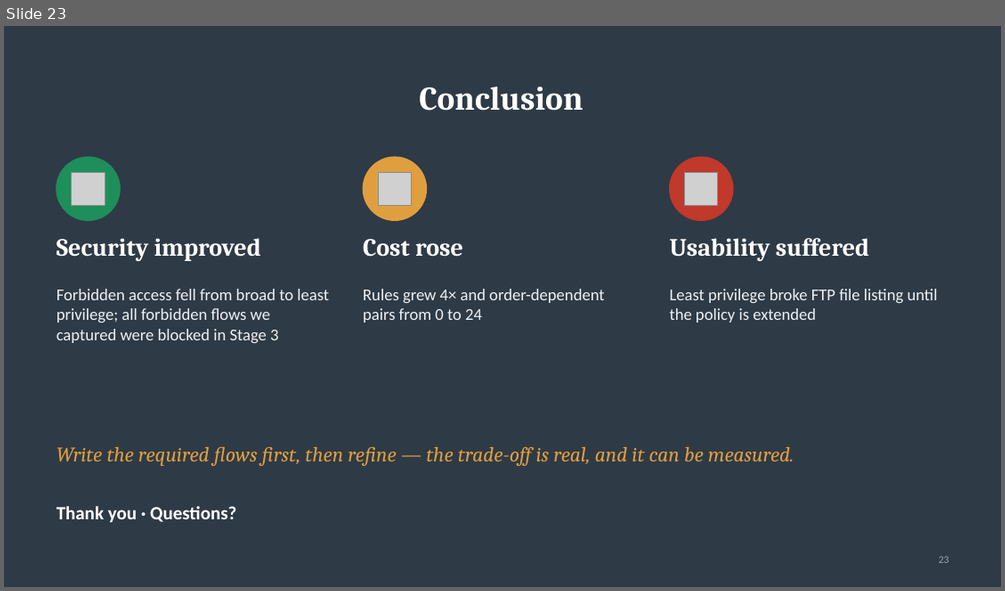
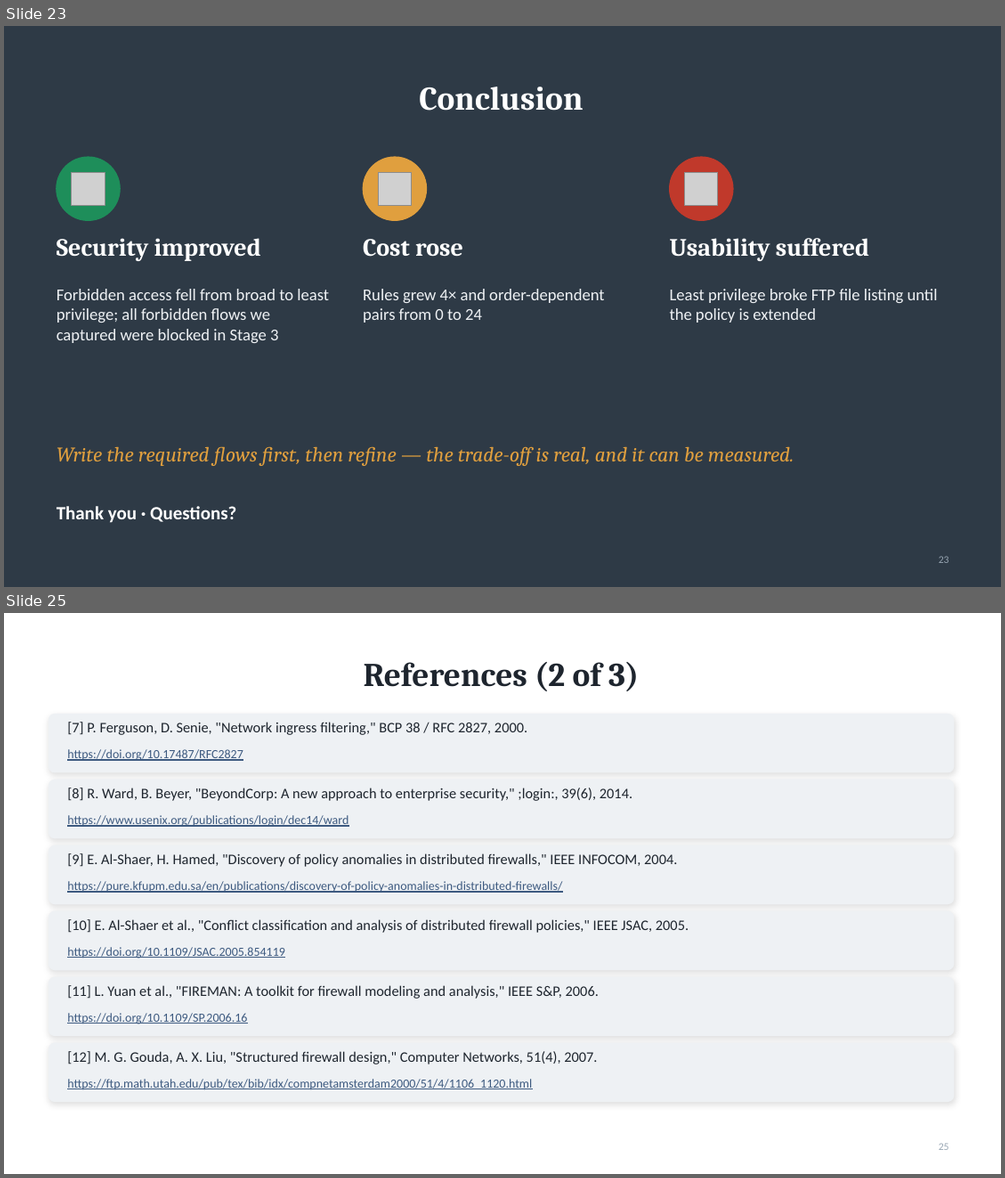
Before and after one commit to darshanpvt007-afk/firewall-policy-complexity-case-study, a slide deck: report/case-study-presentation.pptx. Shown one above the other, each under a label of ours: slide 23 before the commit, slides 23 and 25 after it; the slides between them are not shown. The pictures are 1005x591 and 1005x1178 pixels, drawn with LibreOffice and Linux fonts; fonts in the diff are those of the drawing; grey boxes stand for pictures. Boxes give left, top, right and bottom in pixels: in the first picture for what was removed or moved away, otherwise in the second. Text is boxed around its words. In the diff, an @@ line names an element or a change of style, - is before the commit and + after.

```diff
--- a/report/case-study-presentation.pptx
+++ b/report/case-study-presentation.pptx
@@ slide 25 added at bbox=[4, 613, 1001, 1174], background #FFFFFF @@
@@ title added at bbox=[364, 662, 639, 691], 32 pt, text #1E252E, bold @@
+References (2 of 3)
@@ rounded rectangle added at bbox=[48, 714, 954, 772], fill #EEF1F4, outline #EEF1F4 1 pt @@
@@ text added at bbox=[67, 722, 527, 735], 14 pt, text #1E252E @@
+[7] P. Ferguson, D. Senie, "Network ingress filtering," BCP 38 / RFC 2827, 2000.
@@ text added at bbox=[67, 749, 243, 761], 12 pt, text #3D5A80, underline @@
+https://doi.org/10.17487/RFC2827
@@ rounded rectangle added at bbox=[48, 779, 954, 838], fill #EEF1F4, outline #EEF1F4 1 pt @@
@@ text added at bbox=[67, 787, 632, 801], 14 pt, text #1E252E @@
+[8] R. Ward, B. Beyer, "BeyondCorp: A new approach to enterprise security," ;login:, 39(6), 2014.
@@ text added at bbox=[67, 815, 348, 827], 12 pt, text #3D5A80, underline @@
+https://www.usenix.org/publications/login/dec14/ward
@@ rounded rectangle added at bbox=[48, 845, 954, 904], fill #EEF1F4, outline #EEF1F4 1 pt @@
@@ text added at bbox=[67, 853, 677, 867], 14 pt, text #1E252E @@
+[9] E. Al-Shaer, H. Hamed, "Discovery of policy anomalies in distributed firewalls," IEEE INFOCOM, 2004.
@@ text added at bbox=[67, 881, 562, 892], 12 pt, text #3D5A80, underline @@
+https://pure.kfupm.edu.sa/en/publications/discovery-of-policy-anomalies-in-distributed-firewalls/
@@ rounded rectangle added at bbox=[48, 911, 954, 970], fill #EEF1F4, outline #EEF1F4 1 pt @@
@@ text added at bbox=[67, 919, 688, 933], 14 pt, text #1E252E @@
+[10] E. Al-Shaer et al., "Conflict classification and analysis of distributed firewall policies," IEEE JSAC, 2005.
@@ text added at bbox=[67, 947, 285, 958], 12 pt, text #3D5A80, underline @@
+https://doi.org/10.1109/JSAC.2005.854119
@@ rounded rectangle added at bbox=[48, 977, 954, 1036], fill #EEF1F4, outline #EEF1F4 1 pt @@
@@ text added at bbox=[67, 985, 599, 998], 14 pt, text #1E252E @@
+[11] L. Yuan et al., "FIREMAN: A toolkit for firewall modeling and analysis," IEEE S&P, 2006.
@@ text added at bbox=[67, 1013, 247, 1024], 12 pt, text #3D5A80, underline @@
+https://doi.org/10.1109/SP.2006.16
@@ rounded rectangle added at bbox=[48, 1043, 954, 1102], fill #EEF1F4, outline #EEF1F4 1 pt @@
@@ text added at bbox=[67, 1051, 597, 1064], 14 pt, text #1E252E @@
+[12] M. G. Gouda, A. X. Liu, "Structured firewall design," Computer Networks, 51(4), 2007.
@@ text added at bbox=[67, 1078, 532, 1090], 12 pt, text #3D5A80, underline @@
+https://ftp.math.utah.edu/pub/tex/bib/idx/compnetamsterdam2000/51/4/1106_1120.html
@@ page number added at bbox=[938, 1143, 949, 1150], 10 pt, text #98A6B3 @@
+25
```
Also in this commit, not shown: 1 slide changed, 1 other slide added, 1 slide removed, 5 other files.
